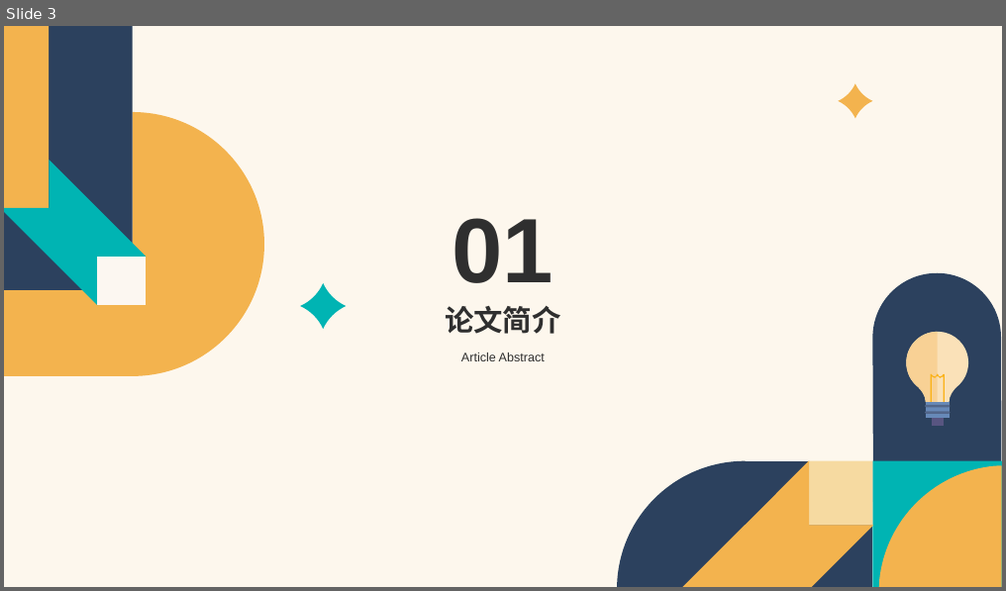
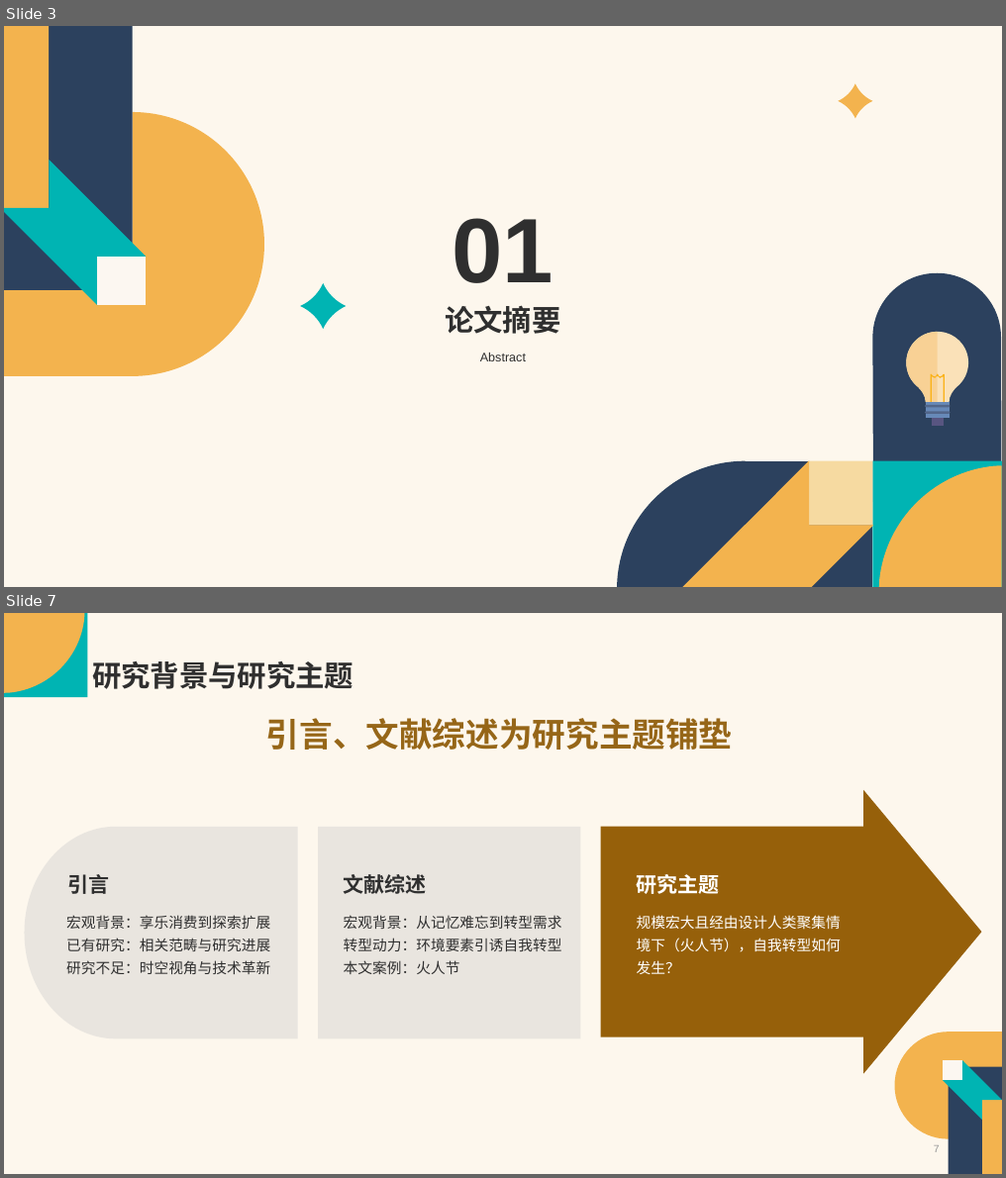
Before and after one commit to Vaelubo/Research, a slide deck: SSCI文章汇报.pptx. Shown one above the other, each under a label of ours: slide 3 before the commit, slides 3 and 7 after it; the slides between them are not shown. The pictures are 1006x591 and 1006x1178 pixels, drawn with LibreOffice and Linux fonts; fonts in the diff are those of the drawing. Boxes give left, top, right and bottom in pixels: in the first picture for what was removed or moved away, otherwise in the second. Text is boxed around its words. In the diff, an @@ line names an element or a change of style, - is before the commit and + after.

```diff
--- a/SSCI文章汇报.pptx
+++ b/SSCI文章汇报.pptx
@@ slide 7 added at (4, 613, 1002, 1174), background #FDF0DC at 50% opacity @@
@@ rectangle added at (4, 613, 88, 697), fill #00B4B3 @@
@@ freeform shape added at (4, 613, 84, 693), fill #F3B34E @@
@@ title added at (92, 662, 353, 689), 28 pt, text #2F2F2F, bold @@
+研究背景与研究主题
@@ text added at (266, 718, 733, 750), 32 pt, text #966618, bold @@
+引言、文献综述为研究主题铺垫
@@ freeform shape added at (863, 790, 982, 1075), fill #96600A @@
@@ freeform shape added at (24, 827, 297, 1039), fill #778495 at 15% opacity @@
@@ rectangle added at (318, 827, 580, 1039), fill #778495 at 15% opacity @@
@@ rectangle added at (601, 827, 863, 1038), fill #96600A @@
@@ text added at (68, 874, 110, 894), 20 pt, text #2F2F2F, bold @@
+引言
@@ text added at (344, 874, 427, 894), 20 pt, text #2F2F2F, bold @@
+文献综述
@@ text added at (637, 874, 720, 894), 20 pt, text #FFFFFF, bold @@
+研究主题
@@ text added at (66, 915, 270, 974), 14 pt, text #2F2F2F @@
+宏观背景：享乐消费到探索扩展
+已有研究：相关范畴与研究进展
+研究不足：时空视角与技术革新
@@ text added at (344, 915, 562, 974), 14 pt, text #2F2F2F @@
+宏观背景：从记忆难忘到转型需求
+转型动力：环境要素引诱自我转型
+本文案例：火人节
@@ text added at (637, 915, 841, 974), 14 pt, text #FFFFFF @@
+规模宏大且经由设计人类聚集情境下（火人节），自我转型如何发生？
@@ group added at (895, 1032, 1002, 1174): 4 freeform shapes, 1 rectangle @@
@@ page number added at (934, 1146, 940, 1153), 10 pt, text #979797 @@
+7
@@ slide 3 changed as well @@
@@ title at (445, 305, 560, 334): text changed @@
-论文简介
+论文摘要
@@ text at (480, 353, 526, 362): text changed @@
-Article Abstract
+Abstract
```
Also in this commit, not shown: 6 other slides changed, 13 other slides added, 14 slides removed.
